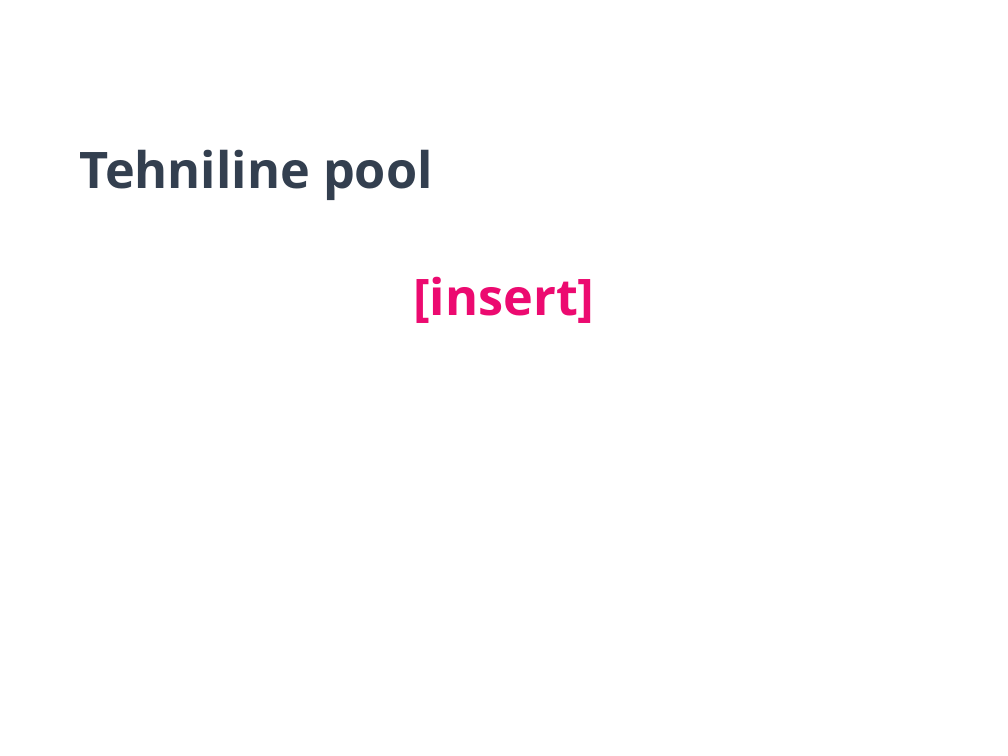
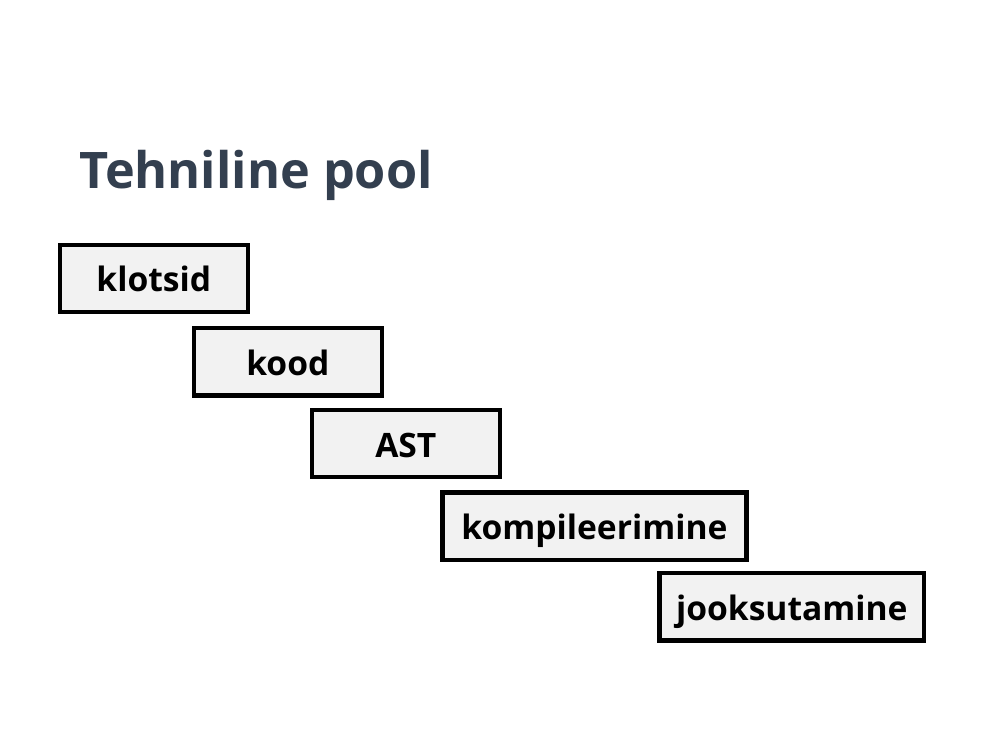
Before and after one commit to taivop/Monty, a slide deck: slide 6 of doc/Monty.pptx. Drawn at 1008x756 pixels with LibreOffice and Linux fonts; fonts in the diff are those of the drawing; background and template pictures are left out. Boxes give left, top, right and bottom in pixels: in the first picture for what was removed or moved away, otherwise in the second. Text is boxed around its words. In the diff, an @@ line names an element or a change of style, - is before the commit and + after.

Commit message:
Presentation update.

```diff
--- a/doc/Monty.pptx
+++ b/doc/Monty.pptx
@@ rectangle added at (59,245,248,312), fill #F2F2F2, outline #000000 3 pt, 24 pt, text #000000, bold @@
+klotsid
@@ text removed at (413,276,594,323) @@
-[insert]
@@ rectangle added at (194,328,382,395), fill #F2F2F2, outline #000000 3 pt, 24 pt, text #000000, bold @@
+kood
@@ rectangle added at (311,410,500,478), fill #F2F2F2, outline #000000 3 pt, 24 pt, text #000000, bold @@
+AST
@@ rectangle added at (443,493,747,560), fill #F2F2F2, outline #000000 3 pt, 24 pt, text #000000, bold @@
+kompileerimine
@@ rectangle added at (659,573,924,640), fill #F2F2F2, outline #000000 3 pt, 24 pt, text #000000, bold @@
+jooksutamine
```
Also in this commit, not shown: 1 other slide changed, 1 other file.
